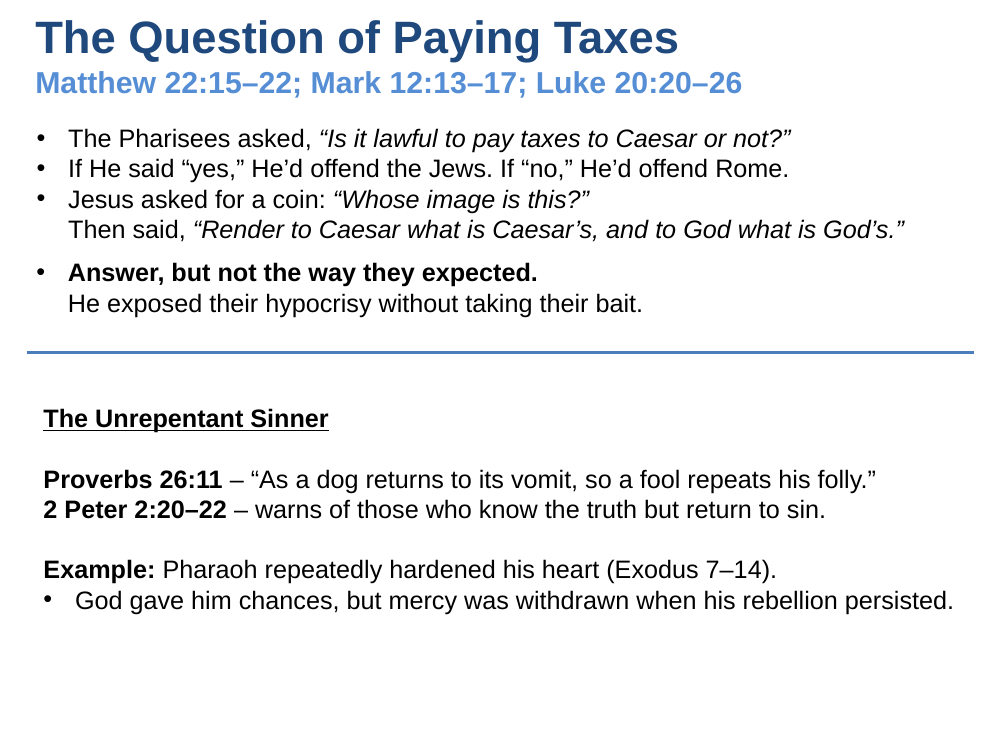
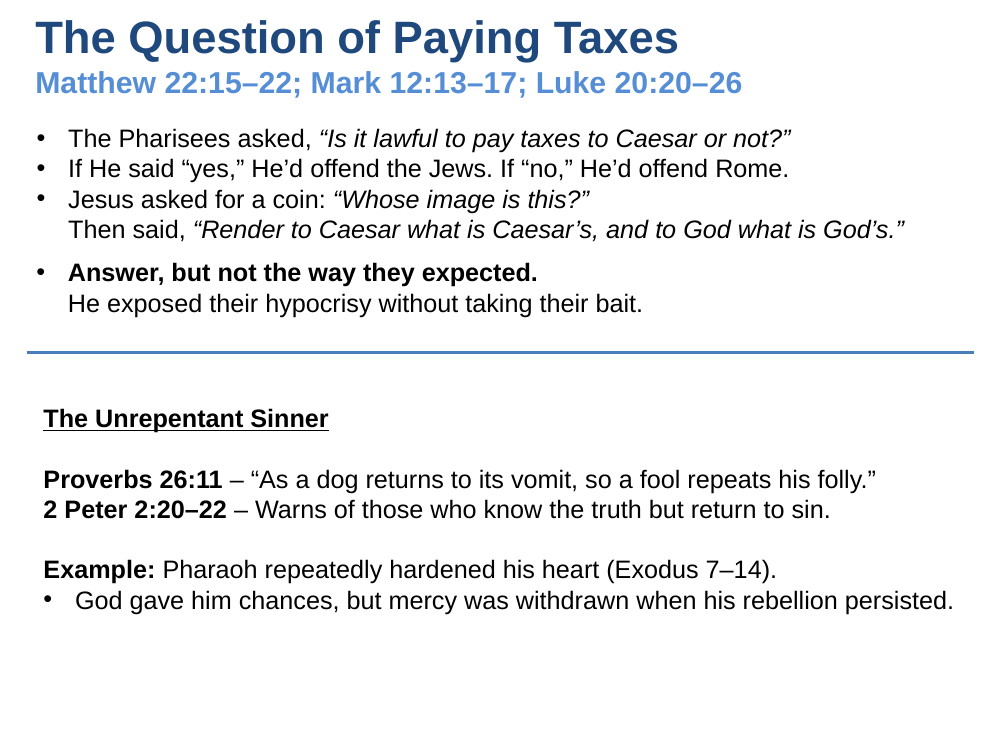
Before and after one commit to UsefulEngines/EvangelismPublic, a slide deck: slide 2 of 2025-Q4/Devotionals/2025-11-12-SeekingWisdom.pptx. Drawn at 1008x756 pixels with LibreOffice and Linux fonts; fonts in the diff are those of the drawing. Boxes give left, top, right and bottom in pixels: in the first picture for what was removed or moved away, otherwise in the second. Text is boxed around its words. In the diff, an @@ line names an element or a change of style, - is before the commit and + after.

```diff
--- a/2025-Q4/Devotionals/2025-11-12-SeekingWisdom.pptx
+++ b/2025-Q4/Devotionals/2025-11-12-SeekingWisdom.pptx
@@ text at (43,499,831,519): text changed @@
-2 Peter 2:20–22 – warns of those who know the truth but return to sin.
+2 Peter 2:20–22 – Warns of those who know the truth but return to sin.
```
Also in this commit, not shown: 3 other slides changed, 1 other file.
